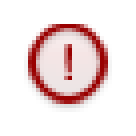
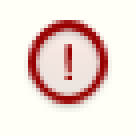
Two versions of the same layered image (w=136, h=136). Layer-by-layer changes:
painted on "Layer 1" over [28, 20, 108, 44]
added layer "Background copy" above "Background" over [0, 0, 136, 136]
